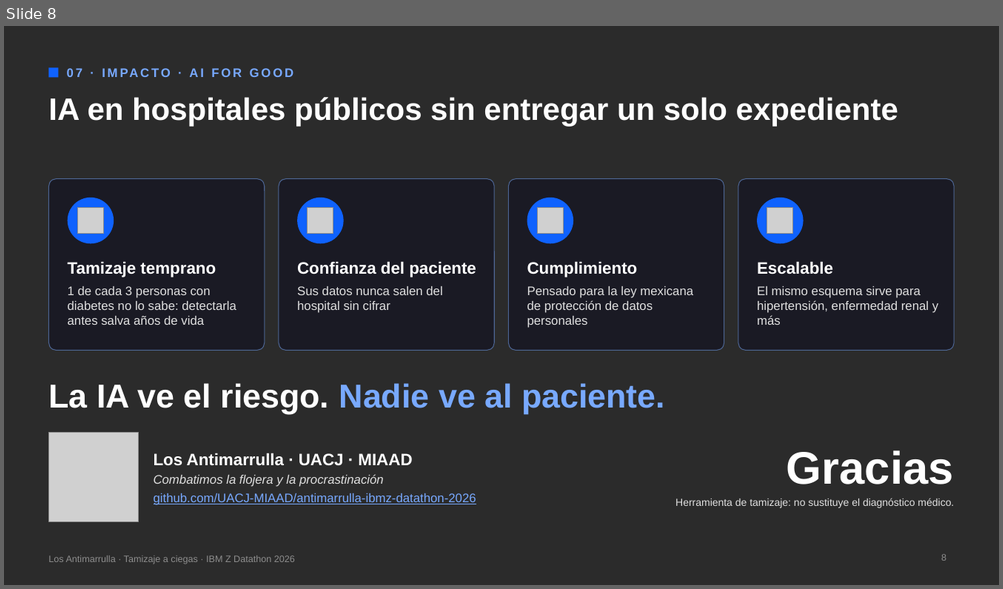
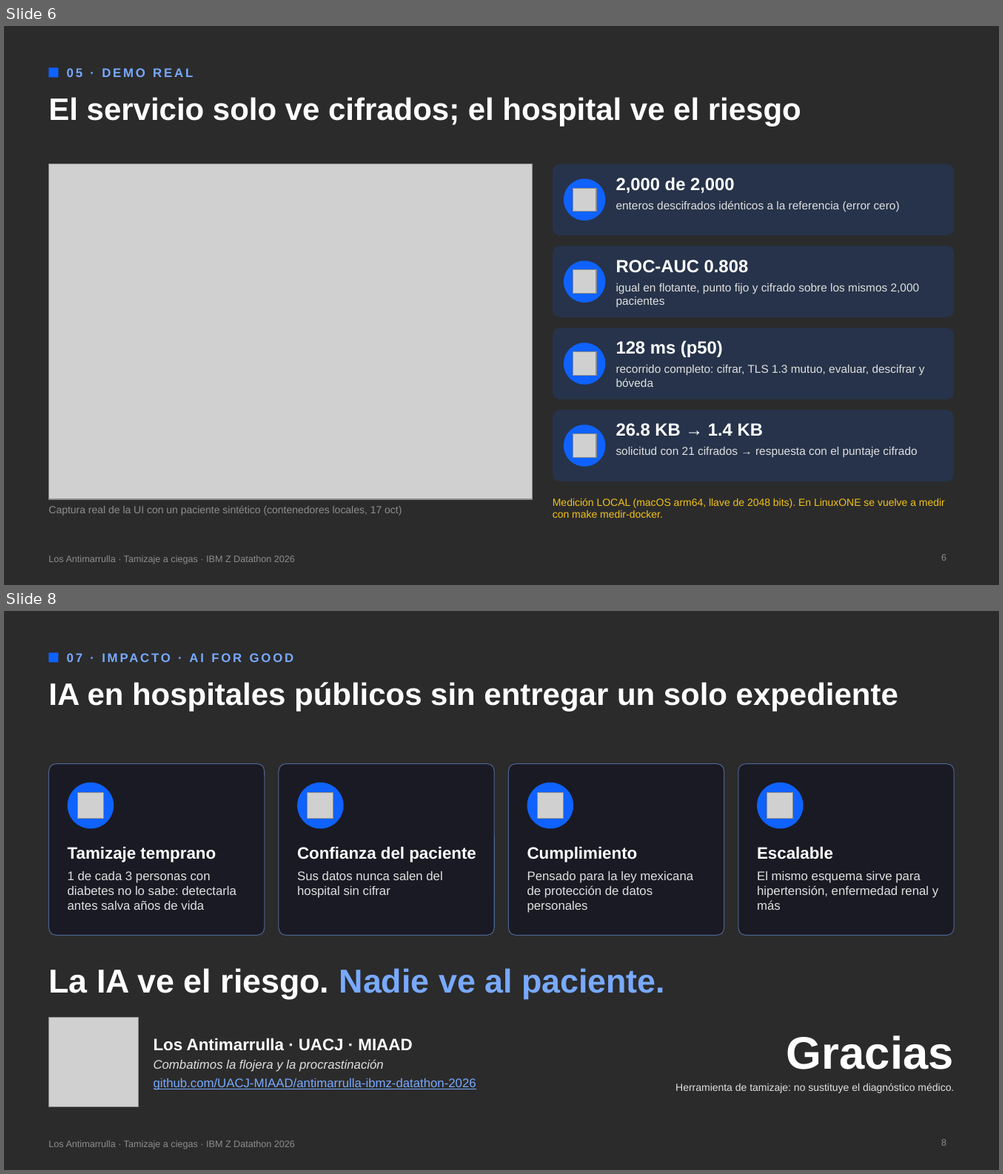
Before and after one commit to UACJ-MIAAD/antimarrulla-ibmz-datathon-2026, a slide deck: submission/Los_Antimarrulla_Pitch_Tamizaje.pptx. Shown one above the other, each under a label of ours: slide 8 before the commit, slides 6 and 8 after it; the slides between them are not shown. The pictures are 1003x589 and 1003x1174 pixels, drawn with LibreOffice and Linux fonts; fonts in the diff are those of the drawing; grey boxes stand for pictures; background and template pictures are left out; a plain dark background stands for a picture behind light text. Boxes give left, top, right and bottom in pixels: in the first picture for what was removed or moved away, otherwise in the second. Text is boxed around its words. In the diff, an @@ line names an element or a change of style, - is before the commit and + after.

Commit message:
entrega: resultados reales en docs, deck y sitio (locales, no LinuxONE), guía para LinuxONE, declaración de IA completa y estado del plan con evidencia

```diff
--- a/submission/Los_Antimarrulla_Pitch_Tamizaje.pptx
+++ b/submission/Los_Antimarrulla_Pitch_Tamizaje.pptx
@@ slide 6 added at (x1=4, y1=26, x2=999, y2=585), background picture (left out); not listed: 2 template elements that a slide beside it also shows @@
@@ text added at (x1=67, y1=68, x2=193, y2=77), 12 pt, text #78A9FF, bold @@
+05 · DEMO REAL
@@ title added at (x1=48, y1=97, x2=801, y2=127), 30 pt, text #FFFFFF, bold @@
+El servicio solo ve cifrados; el hospital ve el riesgo
@@ picture added at (x1=48, y1=164, x2=532, y2=500) @@
@@ rounded rectangle added at (x1=552, y1=164, x2=954, y2=235), fill #0F62FE at 15% opacity @@
@@ ellipse added at (x1=563, y1=179, x2=606, y2=221), fill #0F62FE @@
@@ text added at (x1=616, y1=177, x2=734, y2=193), 17 pt, text #FFFFFF, bold @@
+2,000 de 2,000
@@ picture added at (x1=572, y1=188, x2=596, y2=211) @@
@@ text added at (x1=616, y1=201, x2=899, y2=212), 11 pt, text #E0E0E0 @@
+enteros descifrados idénticos a la referencia (error cero)
@@ rounded rectangle added at (x1=552, y1=246, x2=954, y2=318), fill #0F62FE at 15% opacity @@
@@ ellipse added at (x1=563, y1=261, x2=606, y2=303), fill #0F62FE @@
@@ text added at (x1=616, y1=260, x2=748, y2=273), 17 pt, text #FFFFFF, bold @@
+ROC-AUC 0.808
@@ picture added at (x1=572, y1=270, x2=596, y2=293) @@
@@ text added at (x1=616, y1=284, x2=919, y2=307), 11 pt, text #E0E0E0 @@
+igual en flotante, punto fijo y cifrado sobre los mismos 2,000 pacientes
@@ rounded rectangle added at (x1=552, y1=328, x2=954, y2=400), fill #0F62FE at 15% opacity @@
@@ ellipse added at (x1=563, y1=343, x2=606, y2=385), fill #0F62FE @@
@@ picture added at (x1=572, y1=352, x2=596, y2=375) @@
@@ text added at (x1=616, y1=340, x2=723, y2=358), 17 pt, text #FFFFFF, bold @@
+128 ms (p50)
@@ text added at (x1=616, y1=365, x2=925, y2=387), 11 pt, text #E0E0E0 @@
+recorrido completo: cifrar, TLS 1.3 mutuo, evaluar, descifrar y bóveda
@@ rounded rectangle added at (x1=552, y1=410, x2=954, y2=482), fill #0F62FE at 15% opacity @@
@@ ellipse added at (x1=563, y1=425, x2=606, y2=467), fill #0F62FE @@
@@ text added at (x1=616, y1=423, x2=762, y2=437), 17 pt, text #FFFFFF, bold @@
+26.8 KB → 1.4 KB
@@ picture added at (x1=572, y1=434, x2=596, y2=457) @@
@@ text added at (x1=616, y1=447, x2=916, y2=457), 11 pt, text #E0E0E0 @@
+solicitud con 21 cifrados → respuesta con el puntaje cifrado
@@ text added at (x1=48, y1=506, x2=401, y2=516), 10 pt, text #8D8D8D @@
+Captura real de la UI con un paciente sintético (contenedores locales, 17 oct)
@@ text added at (x1=552, y1=498, x2=945, y2=518), 10 pt, text #F1C21B @@
+Medición LOCAL (macOS arm64, llave de 2048 bits). En LinuxONE se vuelve a medir con make medir-docker.
@@ page number added at (x1=941, y1=554, x2=946, y2=561), 9 pt, text #8D8D8D @@
+6
```
Also in this commit, not shown: 4 slides changed, 1 slide removed, 14 other files.
